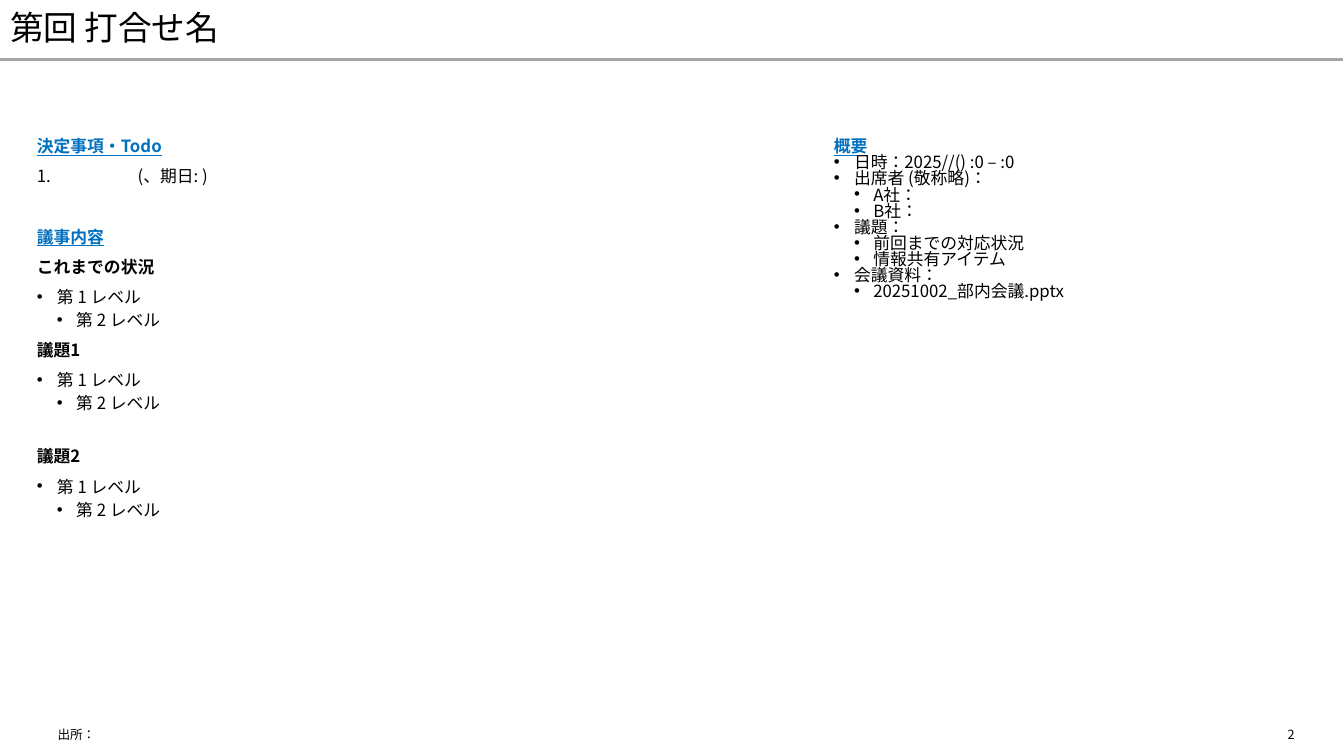
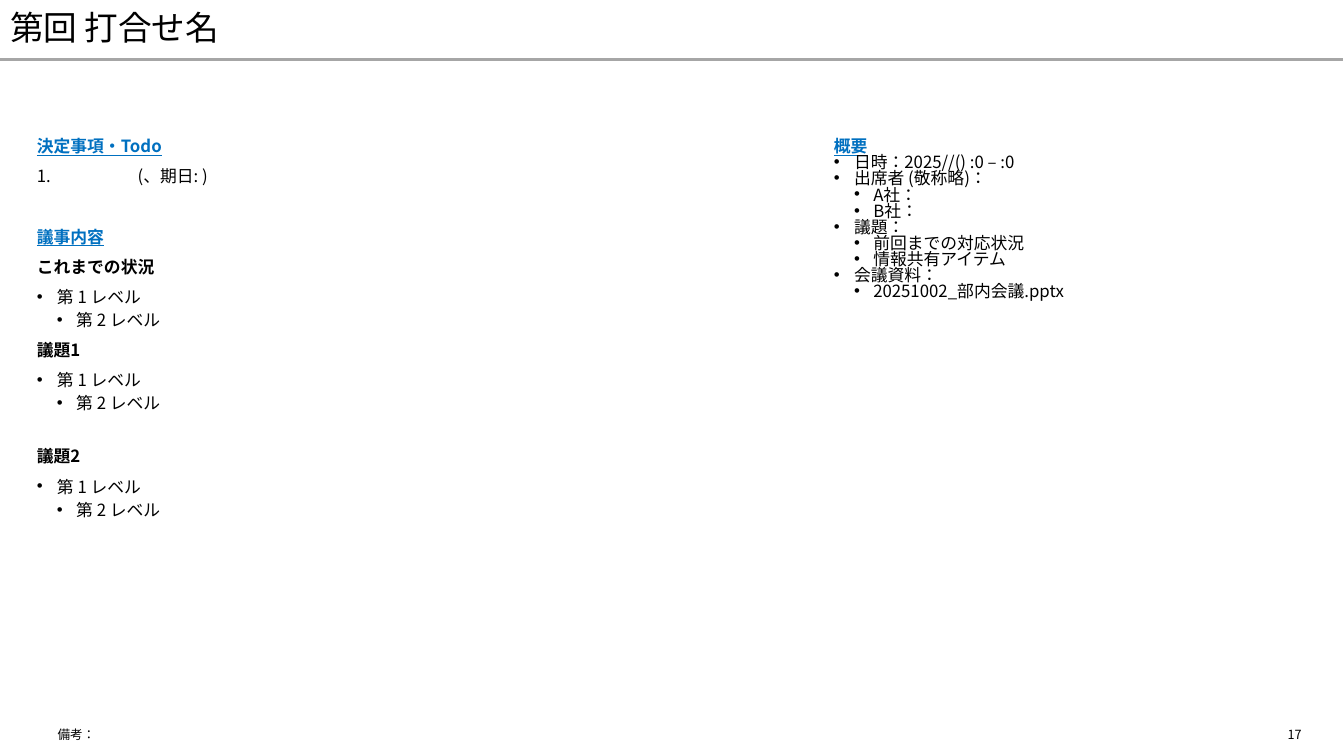
Before and after one commit to yuzucha16/dotfiles, a slide deck: slide 17 of office/Blank.potx (slide 2 before the commit). Drawn at 1344x756 pixels with LibreOffice and Linux fonts; fonts in the diff are those of the drawing. Boxes give left, top, right and bottom in pixels: in the first picture for what was removed or moved away, otherwise in the second. Text is boxed around its words. In the diff, an @@ line names an element or a change of style, - is before the commit and + after.

```diff
--- a/office/Blank.potx
+++ b/office/Blank.potx
@@ text at bbox=[58, 728, 96, 740]: text changed @@
-出所：
+備考：
@@ page number at bbox=[1288, 729, 1302, 739]: text changed @@
-2
+17
```
Also in this commit, not shown: 2 other slides changed, 18 slides added, 48 slides removed, 2 other files.
